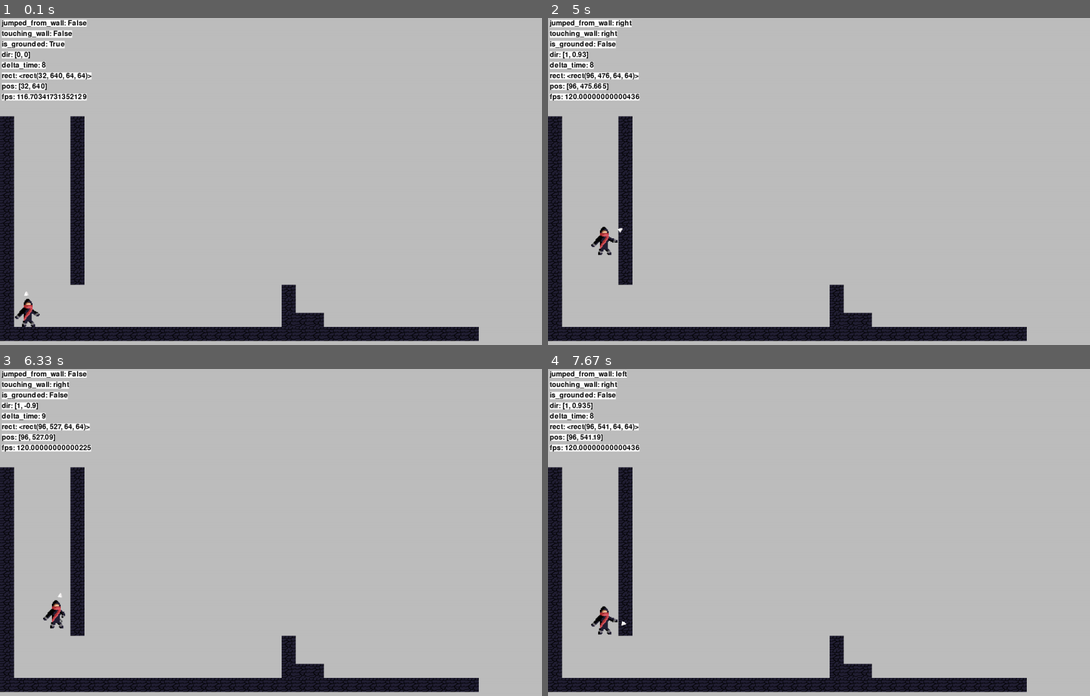
Above: before the commit, frames 1-4 (two rows, left to right).
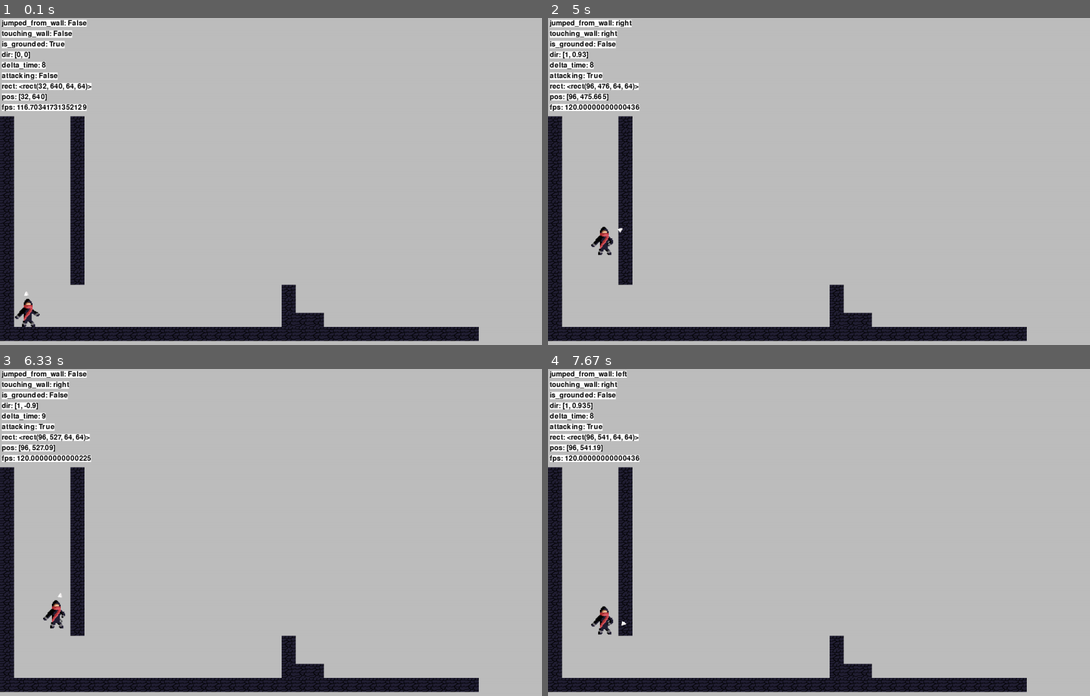
Above: after the commit, the same moments.

Repository: zyxwars/ninja
Game: pygame game, started from main.py
The game is run twice, just before and just after one commit, with the same random seed, the same clock (stepped at 60 frames per second) and the same inputs.
Inputs (mouse positions are in pixels of both pictures, inside the frame that each line leads up to):
- Up to frame 1 (0.1 s): no input
- Up to frame 2 (5 s): press the mouse at (1008, 217) at 0.37 s; move the mouse to (921, 237) at 0.47 s; release the mouse at (829, 256) at 0.6 s; click "dir: [0, 0]" at 0.72 s; hold D 1-1.47 s; tap Space at 1.07, 1.37, 1.57, 1.87, 2.07, 2.37, 2.63, 2.93, 3.07, 3.37, 3.73, 4.03, 4.23, 4.53, 4.73 s; click (outside the picture) at 1.08 s; hold D 1.5-1.97 s; click (873, 315) at 1.58 s; hold A 2-2.53 s; click (753, 256) at 2.08 s; hold A 2.57-2.97 s; click (743, 70) at 2.65 s; hold D 3-3.63 s; click (650, 276) at 3.08 s; hold A 3.67-4.13 s; click (791, 243) at 3.75 s; hold D 4.17-4.63 s; click (1014, 93) at 4.25 s; hold D from 4.67 s (still down); click (835, 76) at 4.75 s
- Up to frame 3 (6.33 s): tap Space at 5.03, 5.23, 5.53, 5.8, 6.1, 6.23 s; release D at 5.13 s; hold A 5.17-5.7 s; click (308, 454) at 5.25 s; hold A 5.73-6.13 s; click (113, 512) at 5.82 s; hold D from 6.17 s (still down); click (97, 424) at 6.25 s
- Up to frame 4 (7.67 s): tap Space at 6.53, 6.9, 7.2, 7.4 s; release D at 6.8 s; hold A 6.83-7.3 s; click (1014, 434) at 6.92 s; hold D from 7.33 s (still down); click (775, 646) at 7.42 s

The runs differ from the first frame. In frame 1, 1.1% of the frame differs, in the area x 0-17%, y 16-29%; in frame 2, 1.1%; in frame 3, 1.1%; in frame 4, 1.1%, in the area x 0-17%, y 16-79%.

Commit message:
Sync animation with attack speed

Diff:
--- a/config.py
+++ b/config.py
@@ -10,7 +10,8 @@
 
 # Player
 PLAYER_JUMP_BUFFER = 160
-PLAYER_ANIMATION_SPEED = 0.01
+PLAYER_ANIMATION_SPEED = 0.008
+PLAYER_ATTACK_SPEED = 0.017
 
 # Player projectile
 PROJECTILE_SPEED = 1
--- a/entities/player/crosshair.py
+++ b/entities/player/crosshair.py
@@ -16,12 +16,9 @@
         self.image_original = self.image
         self.rect = self.image.get_rect()
         self.projectiles = pg.sprite.Group()
-        self.projectile_cooldown = config.PROJECTILE_COOLDOWN
 
     def update(self, player_pos, tiles, surface):
         self.animate(player_pos)
-
-        self.projectile_cooldown -= 1 * shared_data.delta_time
 
         self.collide_ground(tiles)
         self.projectiles.update()
@@ -38,13 +35,8 @@
             center=player_pos)
 
     def shoot(self, player_pos):
-        if self.projectile_cooldown < 0:
-            self.projectiles.add(Projectile(
-                player_pos, pg.mouse.get_pos()))
-            self.projectile_cooldown = config.PROJECTILE_COOLDOWN
-
-            # return whether shot was successful
-            return True
+        self.projectiles.add(Projectile(
+            player_pos, pg.mouse.get_pos()))
 
     def collide_ground(self, tiles):
         pg.sprite.groupcollide(tiles, self.projectiles, False, True)
--- a/entities/player/player.py
+++ b/entities/player/player.py
@@ -19,12 +19,14 @@
 
         self.idle_animation = sheet_parser.load_row((0, 0), 3, size)
         self.attack_animation = sheet_parser.load_row((0, 1), 4, size)
-        self.attacking = 0
+        # Attack speed is directly tied to the attack animation speed
+        self.is_attacking = False
         self.jump_animation = sheet_parser.load_row((0, 2), 1, size)
         self.fall_animation = sheet_parser.load_row((0, 3), 1, size)
         self.run_animation = sheet_parser.load_row((0, 4), 3, size)
         self.animation = []
         self.animation_index = 0
+        self.animation_speed = config.PLAYER_ANIMATION_SPEED
 
         self.jumped_from_wall = False
         self.crosshair = pg.sprite.GroupSingle(Crosshair())
@@ -35,6 +37,7 @@
         debug.debug('is_grounded', self.is_grounded)
         debug.debug('dir', self.dir)
         debug.debug('delta_time', shared_data.delta_time)
+        debug.debug('attacking', self.is_attacking)
 
     def update(self, tiles, surface):
         self.debug()
@@ -61,8 +64,14 @@
         mouse = pg.mouse.get_pressed()
 
         if mouse[0]:
-            if self.crosshair.sprite.shoot(self.rect.center):
-                self.attacking = True
+            if not self.is_attacking:
+                self.is_attacking = True
+                self.crosshair.sprite.shoot(self.rect.center)
+
+                if pg.mouse.get_pos()[0] > self.rect.centerx:
+                    self.facing_right = True
+                else:
+                    self.facing_right = False
 
     def jump(self):
         # If player is touching wall when jumping from ground count it as wall jumping
@@ -83,9 +92,14 @@
         super().jump()
 
     def animate(self):
+        self.animation_speed = config.PLAYER_ANIMATION_SPEED
+
+        last_frame_animation = self.animation
+
         # Attacking
-        if self.attacking:
+        if self.is_attacking:
             self.animation = self.attack_animation
+            self.animation_speed = config.PLAYER_ATTACK_SPEED
         # Running
         elif self.is_grounded and self.dir.x != 0:
             self.animation = self.run_animation
@@ -105,14 +119,20 @@
         else:
             self.animation = self.idle_animation
 
+        # Restart animation  when animation state changes
+        # This is required since attack speed is tied to the animation,
+        # animation starting on index > 0 caused the attack cooldown to reset early
+        if last_frame_animation != self.animation:
+            self.animation_index = 0
+
         if self.animation_index >= len(self.animation):
             self.animation_index = 0
             # End attack animation after it played once
-            if self.attacking:
-                self.attacking = False
+            if self.is_attacking:
+                self.is_attacking = False
 
         # flip_x = !facing_right, flip image only when not facing right
         self.image = pg.transform.flip(
             self.animation[math.floor(self.animation_index)], not self.facing_right, False)
 
-        self.animation_index += config.PLAYER_ANIMATION_SPEED * shared_data.delta_time
+        self.animation_index += self.animation_speed * shared_data.delta_time
